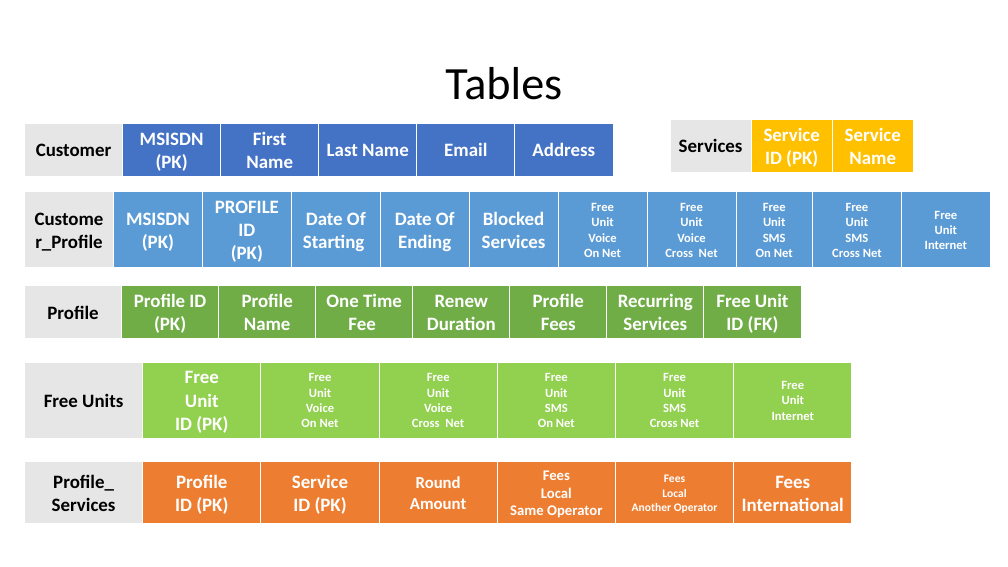
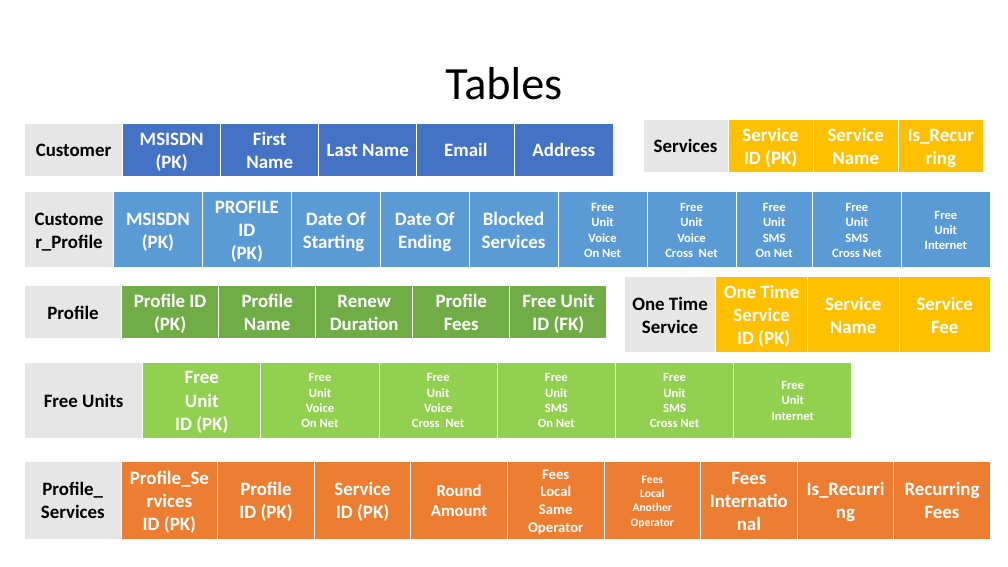
Before and after one commit to qazs13/Billing-Project, a slide deck: slide 5 of Database Documentation/Database Documentation.pptx. Drawn at 1008x567 pixels with LibreOffice and Linux fonts; fonts in the diff are those of the drawing. Boxes give left, top, right and bottom in pixels: in the first picture for what was removed or moved away, otherwise in the second. Text is boxed around its words. In the diff, an @@ line names an element or a change of style, - is before the commit and + after.

```diff
--- a/Database Documentation/Database Documentation.pptx
+++ b/Database Documentation/Database Documentation.pptx
@@ table at (x1=644, y1=119, x2=985, y2=502) @@
+column 4: Is_Recurring
@@ table resized from (x1=670, y1=119, x2=913, y2=172) to (x1=644, y1=119, x2=985, y2=502) @@
@@ table at (x1=24, y1=286, x2=605, y2=502) @@
-column 4: One Time Fee
-column 7: Recurring Services
@@ table resized from (x1=24, y1=286, x2=799, y2=339) to (x1=24, y1=286, x2=605, y2=502) @@
@@ table added at (x1=625, y1=277, x2=991, y2=352), 1 rows, 4 columns @@
+One Time Service | One Time Service / ID (PK) | Service Name | Service Fee
@@ table at (x1=24, y1=461, x2=992, y2=539) @@
+column 2: Profile_Services / ID (PK)
+column 9: Is_Recurring
+column 10: Recurring Fees
@@ table resized from (x1=24, y1=461, x2=850, y2=525) to (x1=24, y1=461, x2=992, y2=539) @@
```
Also in this commit, not shown: 1 other slide changed, 1 other file.
